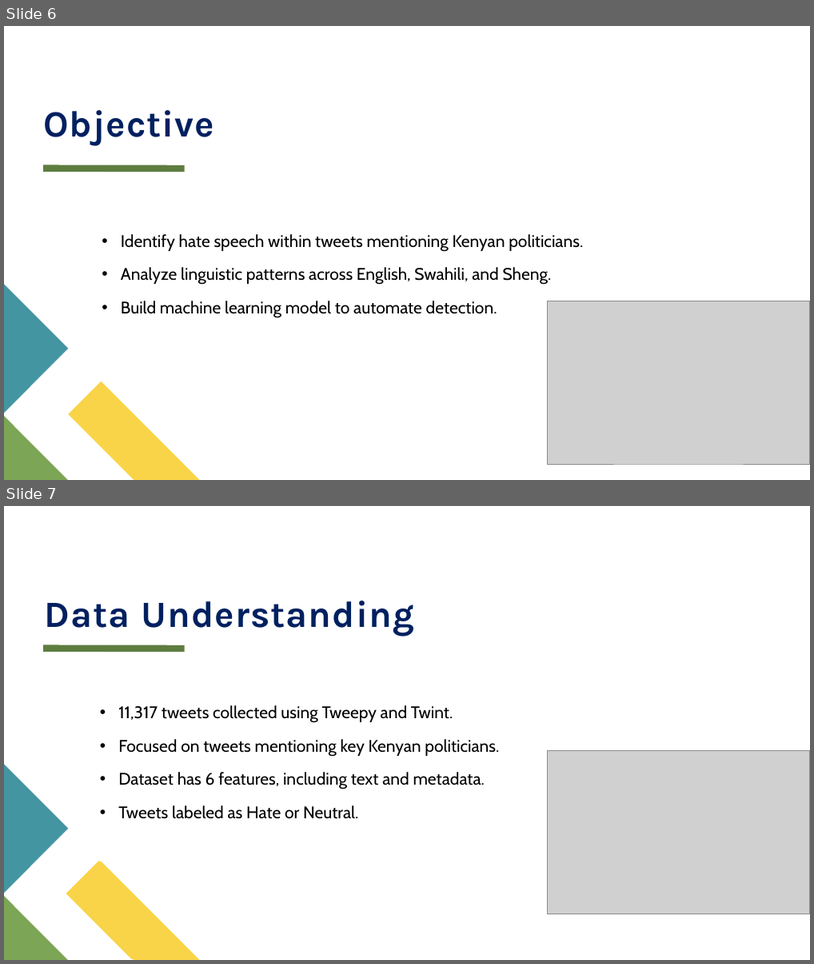
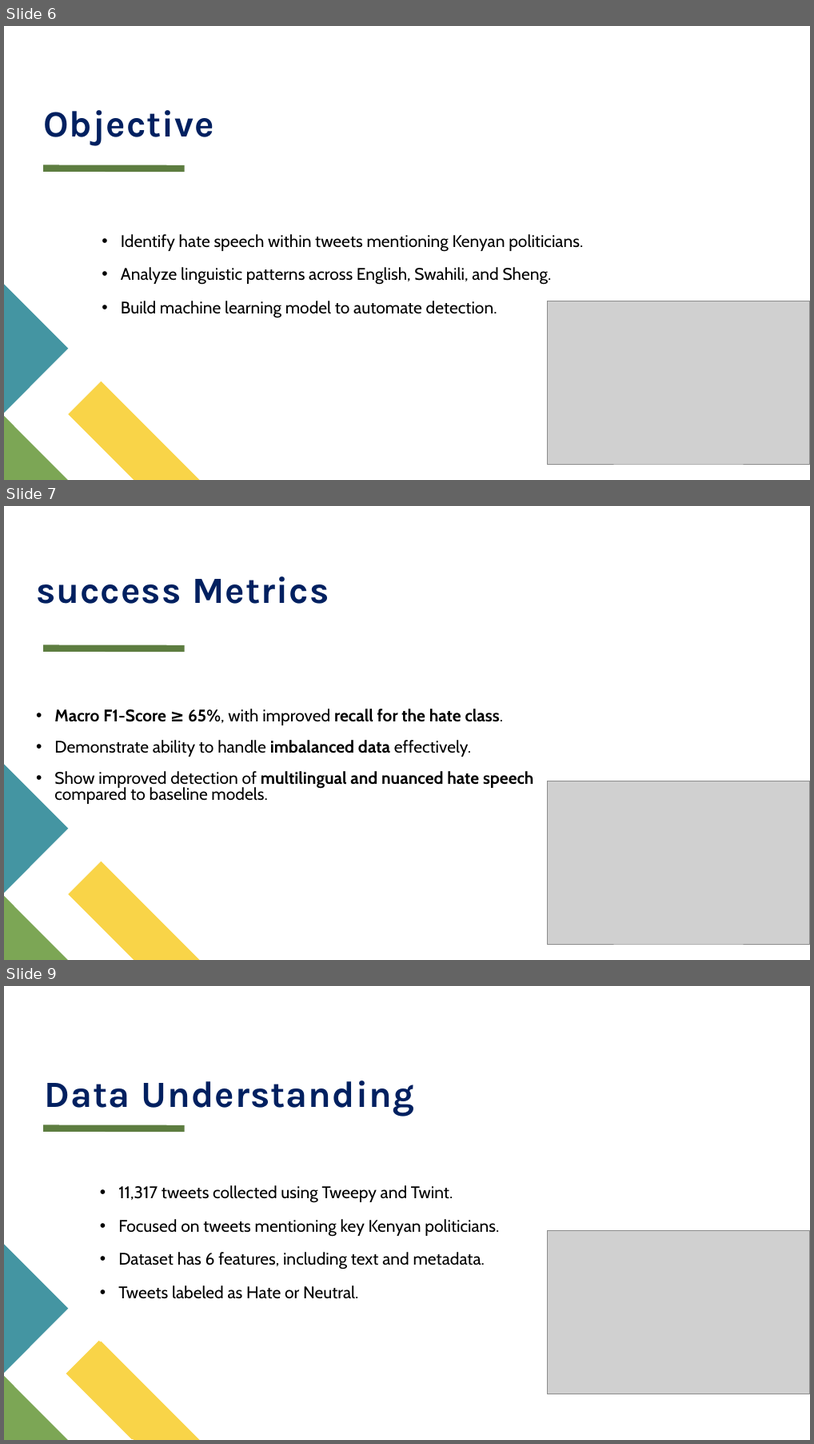
Before and after one commit to kennethnyangweso/CAPSTONE-PROJECT, a slide deck: NLP PowerPoint presentation.pptx. Shown one above the other, each under a label of ours: slides 6 and 7 before the commit, slides 6, 7 and 9 after it; the slides between them are not shown. The pictures are 814x964 and 814x1444 pixels, drawn with LibreOffice and Linux fonts; fonts in the diff are those of the drawing; grey boxes stand for pictures. Boxes give left, top, right and bottom in pixels: in the first picture for what was removed or moved away, otherwise in the second. Text is boxed around its words. In the diff, an @@ line names an element or a change of style, - is before the commit and + after.

```diff
--- a/NLP PowerPoint presentation.pptx
+++ b/NLP PowerPoint presentation.pptx
@@ slide 7 added at (4,506,810,960), background #FFFFFF; not listed: 1 template element that a slide beside it also shows @@
@@ title added at (36,576,329,604), 44 pt, text #002060, bold @@
+success Metrics
@@ text added at (54,708,534,804), 20 pt, text #000000 @@
+• Macro F1-Score ≥ 65%, with improved recall for the hate class.
+• Demonstrate ability to handle imbalanced data effectively.
+• Show improved detection of multilingual and nuanced hate speech compared to baseline models.
+• .
@@ freeform shape added at (4,764,68,892), fill #4495A2 @@
@@ picture added at (548,780,810,944) @@
@@ freeform shape added at (68,861,199,960), fill #F9D448 @@
@@ freeform shape added at (4,896,68,960), fill #7CA655 @@
@@ what was slide 7 is now slide 9 @@
```
Also in this commit, not shown: 1 other slide added.
